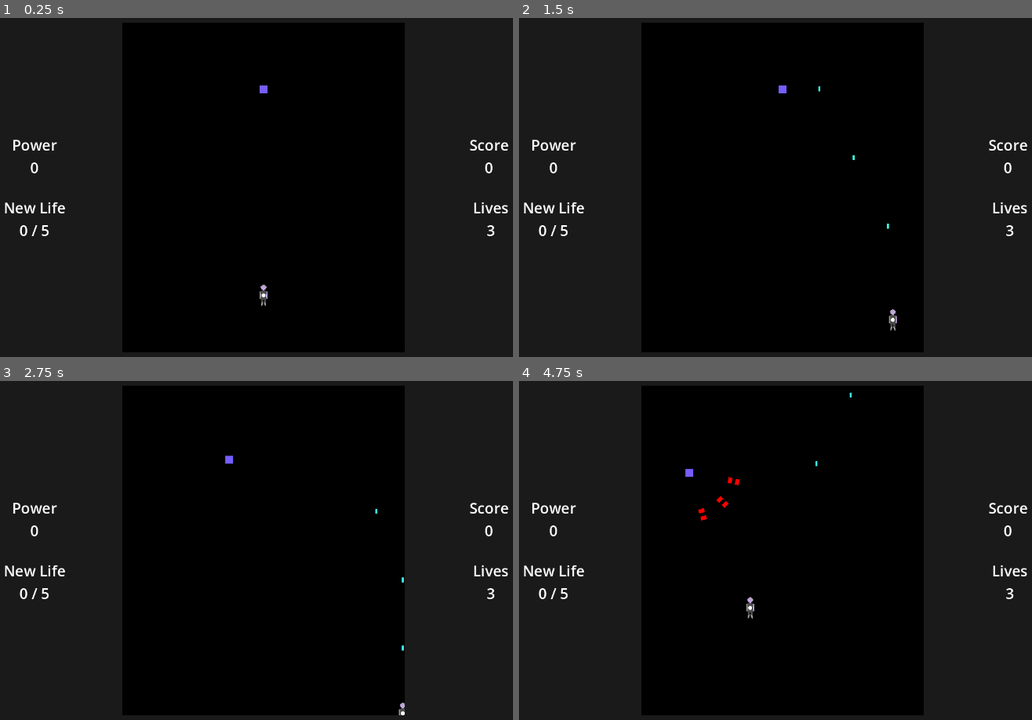
Above: before the commit, frames 1-4 (two rows, left to right).
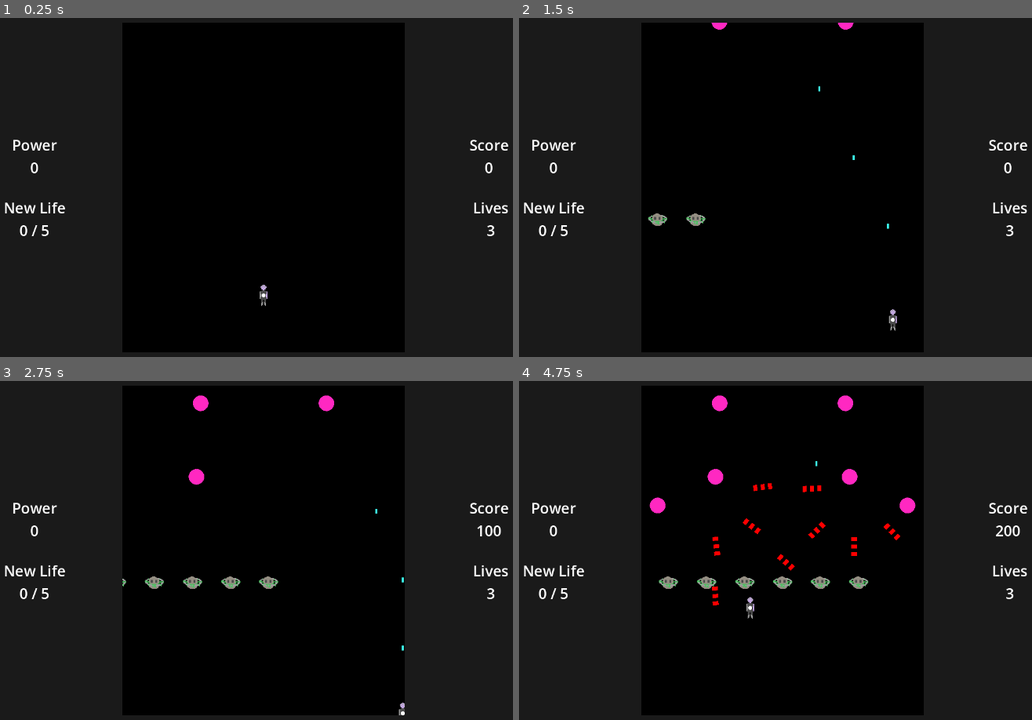
Above: after the commit, the same moments.

Repository: lukeledvina/Bullet-Hell-Godot
Game: Godot game, scene res://Scenes/Levels/test_level.tscn
Two runs of this game, one before a commit and one after it. Both use one fixed random seed, a clock stepped at 60 frames per second and the inputs below. This scene is started directly instead of the project's main scene.
Inputs:
- Up to frame 1 (0.25 s): no input
- Up to frame 2 (1.5 s): tap Enter at 0.5 s; hold D (right) 0.53-1.28 s; hold Space (shoot) 0.53-1.28 s; hold S (down) from 1.28 s (still down); tap Shift (slow) at 1.35 s
- Up to frame 3 (2.75 s): release S (down) at 2.03 s; hold D (right) from 2.03 s (still down); hold Space (shoot) from 2.03 s (still down)
- Up to frame 4 (4.75 s): release D (right) at 2.78 s; release Space (shoot) at 2.78 s; hold W (up) 2.78-3.53 s; tap Shift (slow) at 2.85, 4.35 s; hold Space (shoot) 3.53-4.28 s; hold A (left) from 3.53 s (still down)

The runs differ from the first frame. In frame 1, less than 0.1% of the frame differs, in the area x 50-53%, y 19-23%; in frame 2, 0.3%; in frame 3, 0.8%; in frame 4, 1.9%, in the area x 25-98%, y 3-67%.

Commit message:
Implemented further player invincibility after death

Diff:
--- a/Scenes/Bosses/level_one_boss.tscn
+++ b/Scenes/Bosses/level_one_boss.tscn
@@ -4,10 +4,13 @@
 [ext_resource type="Script" path="res://Scripts/level_one_boss.gd" id="2_o0vd6"]
 
 [sub_resource type="RectangleShape2D" id="RectangleShape2D_t45pw"]
-size = Vector2(16, 16)
+size = Vector2(32, 38)
 
 [node name="LevelOneBoss" instance=ExtResource("1_2raqm")]
 script = ExtResource("2_o0vd6")
 
+[node name="Sprite2D" parent="." index="0"]
+scale = Vector2(2, 2.375)
+
 [node name="CollisionShape2D" parent="." index="1"]
 shape = SubResource("RectangleShape2D_t45pw")
--- a/Scenes/Enemies/eddy.tscn
+++ b/Scenes/Enemies/eddy.tscn
@@ -8,8 +8,8 @@
 
 [node name="Eddy" instance=ExtResource("1_5ygc8")]
 progress_speed = 200.0
-attack_point = 450.0
-spawn_point_count = 3
+spawn_point_count = 5
+arc_degrees = 180
 rows = 2
 
 [node name="CollisionShape2D" parent="." index="0"]
--- a/Scenes/Enemies/evil_floaty.tscn
+++ b/Scenes/Enemies/evil_floaty.tscn
@@ -7,9 +7,10 @@
 radius = 15.1327
 
 [node name="EvilFloaty" instance=ExtResource("1_wd0xm")]
-spawn_point_count = 5
+progress_speed = 150.0
+spawn_point_count = 3
 arc_degrees = 90
-rows = 4
+rows = 3
 
 [node name="CollisionShape2D" parent="." index="0"]
 shape = SubResource("CircleShape2D_mpbm6")
--- a/Scenes/EnemyPaths/eddy_path_1.tscn
+++ b/Scenes/EnemyPaths/eddy_path_1.tscn
@@ -1,10 +1,13 @@
-[gd_scene load_steps=2 format=3 uid="uid://c5odatf71iter"]
+[gd_scene load_steps=3 format=3 uid="uid://c5odatf71iter"]
+
+[ext_resource type="Script" path="res://Scripts/eddy_path_1.gd" id="1_4iu6i"]
 
 [sub_resource type="Curve2D" id="Curve2D_40smk"]
 _data = {
-"points": PackedVector2Array(0, 0, 0, 0, -600, 125, 0, 0, 0, 0, 0, 125, 0, 0, 0, 0, 600, 125)
+"points": PackedVector2Array(0, 0, 0, 0, -400, 125, 0, 0, 0, 0, 0, 125, 0, 0, 0, 0, 400, 125)
 }
 point_count = 3
 
 [node name="EddyPath1" type="Path2D"]
 curve = SubResource("Curve2D_40smk")
+script = ExtResource("1_4iu6i")
--- a/Scenes/EnemyPaths/floaty_path_1.tscn
+++ b/Scenes/EnemyPaths/floaty_path_1.tscn
@@ -1,4 +1,6 @@
-[gd_scene load_steps=2 format=3 uid="uid://bgelqsqea60ur"]
+[gd_scene load_steps=3 format=3 uid="uid://bgelqsqea60ur"]
+
+[ext_resource type="Script" path="res://Scripts/floaty_path_1.gd" id="1_8nlc1"]
 
 [sub_resource type="Curve2D" id="Curve2D_acftg"]
 _data = {
@@ -8,3 +10,4 @@
 
 [node name="FloatyPath1" type="Path2D"]
 curve = SubResource("Curve2D_acftg")
+script = ExtResource("1_8nlc1")
--- a/Scenes/Levels/level_1.gd
+++ b/Scenes/Levels/level_1.gd
@@ -1,7 +1,6 @@
 extends Level
 
 func _on_level_progress_area_entered(_area):
-
 	spawn_enemies(floaty, 10, floaty_path_1, false, floaty_path_1_offset, floaty_time)
 	spawn_enemies(floaty, 10, floaty_path_1, true, floaty_path_1_offset, floaty_time)
 
@@ -21,4 +20,11 @@
 
 
 func _on_level_progress_5_area_entered(_area):
-	spawn_enemies(floaty, 15, floaty_path_1, false, floaty_path_1_offset + Vector2(50, 0), 1)
+	spawn_enemies(floaty, 8, floaty_path_1, false, floaty_path_1_offset + Vector2(50, 0), 1)
+	spawn_enemies(evil_floaty, 5, eddy_path_1, true, Vector2(0, -25), 3)
+
+
+func _on_level_progress_6_area_entered(area):
+	spawn_enemies(eddy, 8, floaty_path_1, false, floaty_path_1_offset + Vector2(100, -50), 2)
+	spawn_enemies(eddy, 5, floaty_path_1, true, floaty_path_1_offset + Vector2(100, -50), 2)
+	spawn_enemies(floaty, 15, eddy_path_1, false, Vector2(0, 100), 1.5)
--- a/Scenes/Levels/level_1.tscn
+++ b/Scenes/Levels/level_1.tscn
@@ -31,8 +31,12 @@
 [node name="LevelProgress5" parent="LevelProgressionPoints" index="4" instance=ExtResource("3_55fgh")]
 position = Vector2(0, -8)
 
+[node name="LevelProgress6" parent="LevelProgressionPoints" index="5" instance=ExtResource("3_55fgh")]
+position = Vector2(0, -10)
+
 [connection signal="area_entered" from="LevelProgressionPoints/LevelProgress" to="." method="_on_level_progress_area_entered"]
 [connection signal="area_entered" from="LevelProgressionPoints/LevelProgress2" to="." method="_on_level_progress_2_area_entered"]
 [connection signal="area_entered" from="LevelProgressionPoints/LevelProgress3" to="." method="_on_level_progress_3_area_entered"]
 [connection signal="area_entered" from="LevelProgressionPoints/LevelProgress4" to="." method="_on_level_progress_4_area_entered"]
 [connection signal="area_entered" from="LevelProgressionPoints/LevelProgress5" to="." method="_on_level_progress_5_area_entered"]
+[connection signal="area_entered" from="LevelProgressionPoints/LevelProgress6" to="." method="_on_level_progress_6_area_entered"]
--- a/Scenes/Levels/test_level.tscn
+++ b/Scenes/Levels/test_level.tscn
@@ -18,4 +18,8 @@
 
 [node name="LevelProgress" parent="LevelProgressionPoints" index="0" instance=ExtResource("3_0djiu")]
 
+[node name="LevelProgress2" parent="LevelProgressionPoints" index="1" instance=ExtResource("3_0djiu")]
+position = Vector2(0, -1)
+
 [connection signal="area_entered" from="LevelProgressionPoints/LevelProgress" to="." method="_on_level_progress_area_entered"]
+[connection signal="area_entered" from="LevelProgressionPoints/LevelProgress2" to="." method="_on_level_progress_2_area_entered"]
--- a/Scenes/player.tscn
+++ b/Scenes/player.tscn
@@ -46,5 +46,10 @@
 [node name="PlayerDeathTimer" type="Timer" parent="."]
 one_shot = true
 
+[node name="InvincibilityTimer" type="Timer" parent="."]
+wait_time = 5.0
+one_shot = true
+
 [connection signal="timeout" from="ProjectileCooldown" to="." method="_on_projectile_cooldown_timeout"]
 [connection signal="timeout" from="PlayerDeathTimer" to="." method="_on_player_death_timer_timeout"]
+[connection signal="timeout" from="InvincibilityTimer" to="." method="_on_invincibility_timer_timeout"]
--- a/Scripts/Player.gd
+++ b/Scripts/Player.gd
@@ -19,6 +19,7 @@
 @onready var player_projectile_container: Node2D = $"../PlayerProjectiles"
 @onready var level: Node2D = $"../../"
 @onready var shoot_sound_player: AudioStreamPlayer = $ShootSoundPlayer
+@onready var invincibilty_timer: Timer = $InvincibilityTimer
 
 
 func _process(delta):
@@ -65,7 +66,10 @@
 
 
 func _on_player_death_timer_timeout():
-	collision_shape.call_deferred("set_disabled", false)
 	position = spawn_pos
 	Globals.player_alive = true
+	invincibilty_timer.start()
+
+func _on_invincibility_timer_timeout():
+	collision_shape.call_deferred("set_disabled", false)
 	can_be_damaged = true
--- /dev/null
+++ b/Scripts/eddy_path_1.gd
@@ -0,0 +1,3 @@
+extends Path2D
+
+var attack_point = 450
--- a/Scripts/enemy.gd
+++ b/Scripts/enemy.gd
@@ -22,12 +22,12 @@
 @export var life_power_up_value: int = 1
 @export var score_value: int = 100
 @export var progress_speed: float = 100
-@export var attack_point: float = 300
+var attack_point: float = 300
 @export var spawn_point_count: int = 1
 @export var projectile_speed: int = 100
-@export var arc_degrees: int = 60
+@export var arc_degrees: int = 360
 @export var spacing: int = 15
-@export var rows: int = 5
+@export var rows: int = 1
 @export var radius: int = 20
 @export var projectile_scene: PackedScene = preload("res://Scenes/enemy_projectile.tscn")
 
--- /dev/null
+++ b/Scripts/floaty_path_1.gd
@@ -0,0 +1,3 @@
+extends Path2D
+
+var attack_point: int = 300
--- a/Scripts/level.gd
+++ b/Scripts/level.gd
@@ -80,6 +80,9 @@
 		new_enemy.connect("enemy_killed", _on_enemy_killed)
 		new_enemy.connect("enemy_projectile_created", _on_enemy_projectile_created)
 		path.call_deferred("add_child", path_follow)
+
+		new_enemy.attack_point = path.attack_point
+
 		await get_tree().create_timer(time_between).timeout
 
 	# free the path after x seconds
--- a/Scripts/test_level.gd
+++ b/Scripts/test_level.gd
@@ -3,8 +3,9 @@
 var level_one_boss_scene: PackedScene = preload("res://Scenes/Bosses/level_one_boss.tscn")
 
 func _on_level_progress_area_entered(_area):
-	var boss = level_one_boss_scene.instantiate()
-	$Game.call_deferred("add_child", boss)
-	boss.global_position = boss_center_position
-	boss.connect("enemy_projectile_created", _on_enemy_projectile_created)
-	boss.connect("boss_killed", _on_boss_killed)
+	spawn_enemies(floaty, 30, eddy_path_1, false, Vector2(0, 300), 0.5)
+
+
+func _on_level_progress_2_area_entered(_area):
+	spawn_enemies(evil_floaty, 10, floaty_path_1, false, floaty_path_1_offset + Vector2(100, -50), 1)
+	spawn_enemies(evil_floaty, 10, floaty_path_1, true, floaty_path_1_offset + Vector2(100, -50), 1)
Not shown, changed: design_doc.txt
